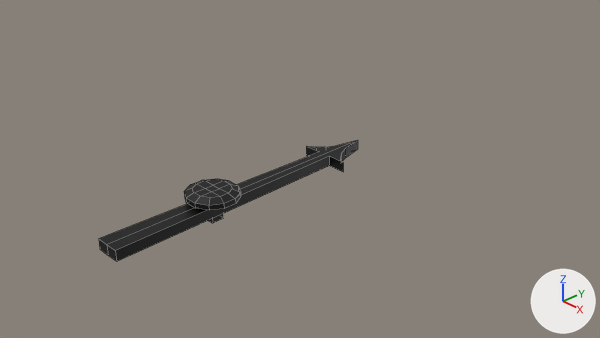
Two versions of the Blender file arithmaurel_3D/modeles_3D/aiguille.blend, one commit apart.
Before and after are seen from the file's camera 'Camera'. The axes (+X, +Y, +Z) are drawn at lower right. The lights are the same throughout. Mesh edges are drawn as thin lines.

The scene before the commit, as lines of its bpy script (objects in view):
```python
me_cylinder_004 = bpy.data.meshes.new('Cylinder.004')
me_cylinder_004.from_pydata(...)  # 48 vertices, 46 faces; spans x -6.68..-4.75, y -2.82..-0.89, z -0.71..0.48
me_cylinder_004.materials.append(mat_material_001)  # black #000000
me_plane = bpy.data.meshes.new('Plane')
me_plane.from_pydata(...)  # 17 vertices, 9 faces, 2 loose edges; spans x 0.0..0.36, y -2.99..1.15, z -0.15..0.0
me_plane.materials.append(mat_black)  # black #000000
ob_cylinder = bpy.data.objects.new('Cylinder', me_cylinder_004)
ob_cylinder.location = (2.0, -0.829, 0.0)
ob_cylinder.scale = (0.35, 0.35, 0.35)
ob_plane = bpy.data.objects.new('Plane', me_plane)
ob_plane.location = (0.0, 0.0, 0.0)
_m = ob_plane.modifiers.new('Mirror', 'MIRROR')
_m.use_clip = True
```
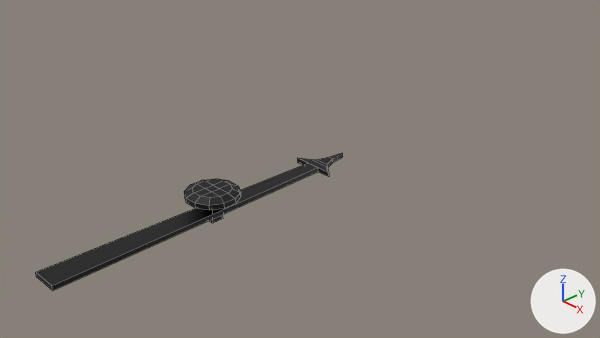
Commit message: boitier et aiguille et tirette ok dans l'affichage web

Pixel boxes [x1, y1, x2, y2] of what changed, in the pictures (600 x 338 px):
'Plane', deleted (black): before [99, 140, 358, 261]
'fleche', added (black): after [36, 153, 343, 291]

The change in detail:
Mesh me_cube is new.
It has 28 vertices, 26 faces and spans x -65.88..-59.37, y -0.28..2.0, z -0.51..-0.45.
It uses material mat_material_001 (black #000000).
Object 'Plane' (ob_plane) is deleted.
Object 'fleche' (ob_fleche) is new; it shows me_cube.
Its location is (6.071, -3.214, 0.353).
Its scale is (0.0969, 2.02, 1.0).
